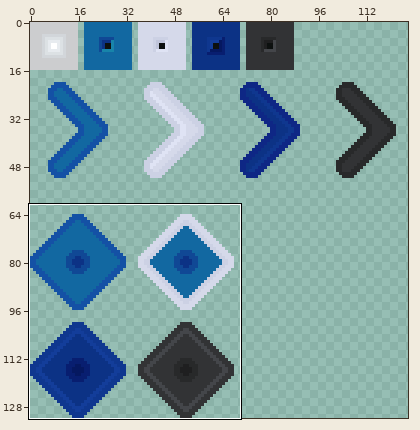
File history of a sprite sheet, Assets/Textures/Sprites/UI/Buttons.png. Above: a wide view before the commit, with the close-up outlined.
Close-up. Before the edit:
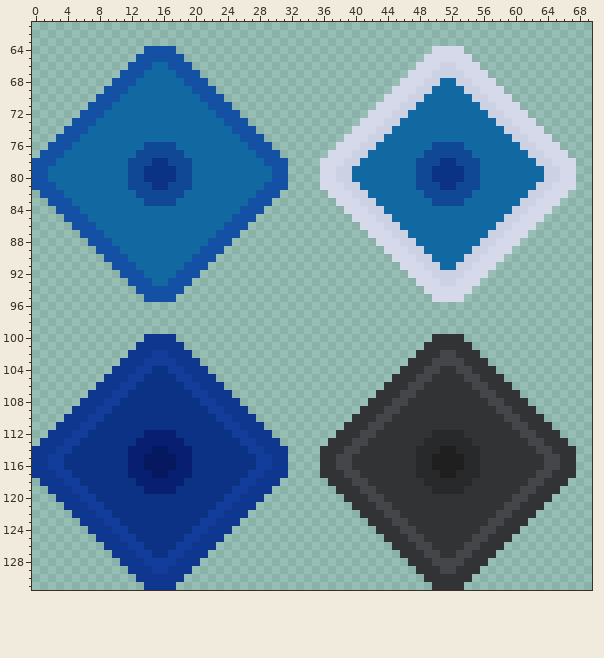
The file is 128x132 pixels. Colours within 5 levels of each other are drawn and written as one. Shown: x 0..69, y 61..131. The wide view leaves out empty margins. The commit also changed other parts of the picture, which this record leaves out.
The result:
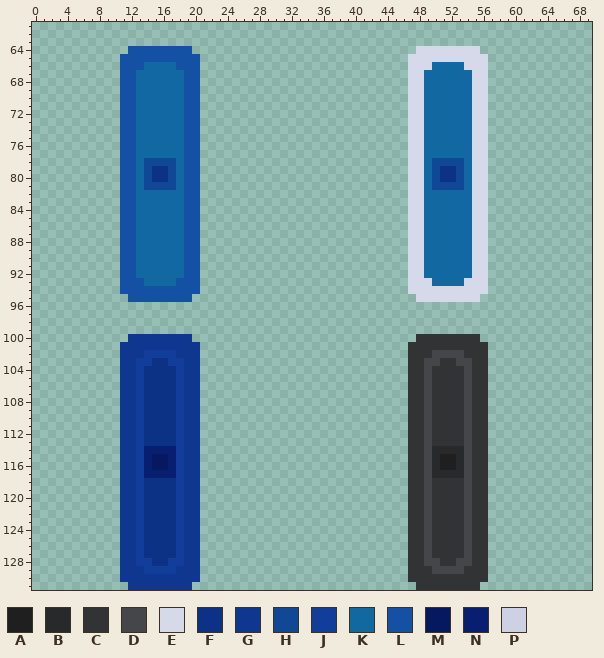
Palette (. is transparent): A #1f1f20  B #28292a  C #323335  D #44464a  E #d5d9ea  F #0c3285  G #0f378f  H #104895  J #133d9a  K #1268a1  L #1451a5  M #051860  N #081e70  P #ccd1e4
From old to new:
y 64: x 12..13 .. -> LL; x 18..19 .. -> LL; x 48..49 .. -> EE; x 54..55 .. -> EE
y 65: x 11..12 .. -> LL; x 19..20 .. -> LL; x 47..48 .. -> EE; x 55..56 .. -> EE
y 66: x 11 . -> L; x 14 L -> K; x 17 L -> K; x 20 . -> L; x 47 . -> E; x 50..53 EPPE -> KKKK; x 56 . -> E
y 67: x 13 L -> K; x 18 L -> K; x 49..54 EPPPPE -> KKKKKK
y 68: x 10 L -> .; x 21 L -> .; x 46 E -> .; x 49..50 PP -> KK; x 53..54 PP -> KK; x 57 E -> .
y 69: x 9..10 LL -> ..; x 12 K -> L; x 19 K -> L; x 21..22 LL -> ..; x 45..46 EE -> ..; x 48..49 PP -> EK; x 54..55 PP -> KE; x 57..58 EE -> ..
y 70: x 8..12 LLLKK -> ...LL; x 19..23 KKLLL -> LL...; x 44..48 EEEPP -> ...EE; x 55..59 PPEEE -> EE...
y 71: x 7..12 LLLKKK -> ....LL; x 19..24 KKKLLL -> LL....; x 43..48 EEEPPK -> ....EE; x 55..60 KPPEEE -> EE....
y 72: x 6..12 LLLKKKK -> .....LL; x 19..25 KKKKLLL -> LL.....; x 42..48 EEEPPKK -> .....EE; x 55..61 KKPPEEE -> EE.....
y 73: x 5..12 LLLKKKKK -> ......LL; x 19..26 KKKKKLLL -> LL......; x 41..48 EEEPPKKK -> ......EE; x 55..62 KKKPPEEE -> EE......
y 74: x 4..12 LLLKKKKKK -> .......LL; x 19..27 KKKKKKLLL -> LL.......; x 40..48 EEEPPKKKK -> .......EE; x 55..63 KKKKPPEEE -> EE.......
y 75: x 3..12 LLLKKKKKKK -> ........LL; x 19..28 KKKKKKKLLL -> LL........; x 39..48 EEEPPKKKKK -> ........EE; x 55..64 KKKKKPPEEE -> EE........
y 76: x 2..12 LLLKKKKKKKK -> .........LL; x 14..17 HHHH -> KKKK; x 19..29 KKKKKKKKLLL -> LL.........; x 38..48 EEEPPKKKKKK -> .........EE; x 50..53 HHHH -> KKKK; x 55..65 KKKKKKPPEEE -> EE.........
y 77: x 1..30 LLLKKKKKKKKKHHHHHHKKKKKKKKKLLL -> ..........LLKKKKKKLL..........; x 37..66 EEEPPKKKKKKKHHHHHHKKKKKKKPPEEE -> ..........EEKKKKKKEE..........
y 78: x 0..13 LLLKKKKKKKKKHH -> ...........LLK; x 15..16 FF -> HH; x 18..31 HHKKKKKKKKKLLL -> KLL...........; x 36..49 EEEPPKKKKKKKHH -> ...........EEK; x 51..52 FF -> HH; x 54..67 HHKKKKKKKPPEEE -> KEE...........
y 79..80: x 0..14 LLKKKKKKKKKKHHF -> ...........LLKH; x 17..31 FHHKKKKKKKKKKLL -> HKLL...........; x 36..50 EEPPKKKKKKKKHHF -> ...........EEKH; x 53..67 FHHKKKKKKKKPPEE -> HKEE...........
y 81: x 0..13 LLLKKKKKKKKKHH -> ...........LLK; x 15..16 FF -> HH; x 18..31 HHKKKKKKKKKLLL -> KLL...........; x 36..49 EEEPPKKKKKKKHH -> ...........EEK; x 51..52 FF -> HH; x 54..67 HHKKKKKKKPPEEE -> KEE...........
y 82: x 1..30 LLLKKKKKKKKKHHHHHHKKKKKKKKKLLL -> ..........LLKKKKKKLL..........; x 37..66 EEEPPKKKKKKKHHHHHHKKKKKKKPPEEE -> ..........EEKKKKKKEE..........
y 83: x 2..12 LLLKKKKKKKK -> .........LL; x 14..17 HHHH -> KKKK; x 19..29 KKKKKKKKLLL -> LL.........; x 38..48 EEEPPKKKKKK -> .........EE; x 50..53 HHHH -> KKKK; x 55..65 KKKKKKPPEEE -> EE.........
y 84: x 3..12 LLLKKKKKKK -> ........LL; x 19..28 KKKKKKKLLL -> LL........; x 39..48 EEEPPKKKKK -> ........EE; x 55..64 KKKKKPPEEE -> EE........
y 85: x 4..12 LLLKKKKKK -> .......LL; x 19..27 KKKKKKLLL -> LL.......; x 40..48 EEEPPKKKK -> .......EE; x 55..63 KKKKPPEEE -> EE.......
y 86: x 5..12 LLLKKKKK -> ......LL; x 19..26 KKKKKLLL -> LL......; x 41..48 EEEPPKKK -> ......EE; x 55..62 KKKPPEEE -> EE......
y 87: x 6..12 LLLKKKK -> .....LL; x 19..25 KKKKLLL -> LL.....; x 42..48 EEEPPKK -> .....EE; x 55..61 KKPPEEE -> EE.....
y 88: x 7..12 LLLKKK -> ....LL; x 19..24 KKKLLL -> LL....; x 43..48 EEEPPK -> ....EE; x 55..60 KPPEEE -> EE....
y 89: x 8..12 LLLKK -> ...LL; x 19..23 KKLLL -> LL...; x 44..48 EEEPP -> ...EE; x 55..59 PPEEE -> EE...
y 90: x 9..10 LL -> ..; x 12 K -> L; x 19 K -> L; x 21..22 LL -> ..; x 45..46 EE -> ..; x 48..49 PP -> EK; x 54..55 PP -> KE; x 57..58 EE -> ..
y 91: x 10 L -> .; x 21 L -> .; x 46 E -> .; x 49..50 PP -> KK; x 53..54 PP -> KK; x 57 E -> .
y 92: x 13 L -> K; x 18 L -> K; x 49..54 EPPPPE -> KKKKKK
y 93: x 11 . -> L; x 14 L -> K; x 17 L -> K; x 20 . -> L; x 47 . -> E; x 50..53 EPPE -> KKKK; x 56 . -> E
y 94: x 11..12 .. -> LL; x 19..20 .. -> LL; x 47..48 .. -> EE; x 55..56 .. -> EE
y 95: x 12..13 .. -> LL; x 18..19 .. -> LL; x 48..49 .. -> EE; x 54..55 .. -> EE
y 100: x 12..13 .. -> GG; x 18..19 .. -> GG; x 48..49 .. -> CC; x 54..55 .. -> CC
y 101: x 11..12 .. -> GG; x 19..20 .. -> GG; x 47..48 .. -> CC; x 55..56 .. -> CC
y 102: x 11 . -> G; x 14 G -> J; x 17 G -> J; x 20 . -> G; x 47 . -> C; x 50 C -> D; x 53 C -> D; x 56 . -> C
y 103: x 13 G -> J; x 15..16 JJ -> FF; x 18 G -> J; x 49 C -> D; x 51..52 DD -> CC; x 54 C -> D
y 104: x 10 G -> .; x 14 J -> F; x 17 J -> F; x 21 G -> .; x 46 C -> .; x 50 D -> C; x 53 D -> C; x 57 C -> .
y 105: x 9..10 GG -> ..; x 12 J -> G; x 19 J -> G; x 21..22 GG -> ..; x 45..46 CC -> ..; x 48 D -> C; x 55 D -> C; x 57..58 CC -> ..
y 106: x 8..13 GGGJJF -> ...GGJ; x 18..23 FJJGGG -> JGG...; x 44..49 CCCDDC -> ...CCD; x 54..59 CDDCCC -> DCC...
y 107: x 7..13 GGGJJFF -> ....GGJ; x 18..24 FFJJGGG -> JGG....; x 43..47 CCCDD -> ....C; x 49 C -> D; x 54 C -> D; x 56..60 DDCCC -> C....
y 108: x 6..13 GGGJJFFF -> .....GGJ; x 18..25 FFFJJGGG -> JGG.....; x 42..46 CCCDD -> .....; x 49 C -> D; x 54 C -> D; x 57..61 DDCCC -> .....
y 109: x 5..13 GGGJJFFFF -> ......GGJ; x 18..26 FFFFJJGGG -> JGG......; x 41..46 CCCDDC -> ......; x 49 C -> D; x 54 C -> D; x 57..62 CDDCCC -> ......
y 110: x 4..13 GGGJJFFFFF -> .......GGJ; x 18..27 FFFFFJJGGG -> JGG.......; x 40..46 CCCDDCC -> .......; x 49 C -> D; x 54 C -> D; x 57..63 CCDDCCC -> .......
y 111: x 3..13 GGGJJFFFFFF -> ........GGJ; x 18..28 FFFFFFJJGGG -> JGG........; x 39..46 CCCDDCCC -> ........; x 49 C -> D; x 54 C -> D; x 57..64 CCCDDCCC -> ........
y 112: x 2..29 GGGJJFFFFFFFNNNNFFFFFFFJJGGG -> .........GGJFFFFJGG.........; x 38..46 CCCDDCCCC -> .........; x 49..54 CBBBBC -> DCCCCD; x 57..65 CCCCDDCCC -> .........
y 113: x 1..30 GGGJJFFFFFFFNNNNNNFFFFFFFJJGGG -> ..........GGJFFFFJGG..........; x 37..46 CCCDDCCCCC -> ..........; x 49..54 BBBBBB -> DCCCCD; x 57..66 CCCCCDDCCC -> ..........
y 114: x 0..13 GGGJJFFFFFFFNN -> ...........GGJ; x 15..16 MM -> NN; x 18..31 NNFFFFFFFJJGGG -> JGG...........; x 36..46 CCCDDCCCCCC -> ...........; x 48..49 BB -> CD; x 51..52 AA -> BB; x 54..55 BB -> DC; x 57..67 CCCCCCDDCCC -> ...........
y 115..116: x 0..14 GGJJFFFFFFFFNNM -> ...........GGJN; x 17..31 MNNFFFFFFFFJJGG -> NJGG...........; x 36..46 CCDDCCCCCCC -> ...........; x 48..50 BBA -> CDB; x 53..55 ABB -> BDC; x 57..67 CCCCCCCDDCC -> ...........
y 117: x 0..13 GGGJJFFFFFFFNN -> ...........GGJ; x 15..16 MM -> NN; x 18..31 NNFFFFFFFJJGGG -> JGG...........; x 36..46 CCCDDCCCCCC -> ...........; x 48..49 BB -> CD; x 51..52 AA -> BB; x 54..55 BB -> DC; x 57..67 CCCCCCDDCCC -> ...........
y 118: x 1..30 GGGJJFFFFFFFNNNNNNFFFFFFFJJGGG -> ..........GGJFFFFJGG..........; x 37..46 CCCDDCCCCC -> ..........; x 49..54 BBBBBB -> DCCCCD; x 57..66 CCCCCDDCCC -> ..........
y 119: x 2..29 GGGJJFFFFFFFNNNNFFFFFFFJJGGG -> .........GGJFFFFJGG.........; x 38..46 CCCDDCCCC -> .........; x 49..54 CBBBBC -> DCCCCD; x 57..65 CCCCDDCCC -> .........
y 120: x 3..13 GGGJJFFFFFF -> ........GGJ; x 18..28 FFFFFFJJGGG -> JGG........; x 39..46 CCCDDCCC -> ........; x 49 C -> D; x 54 C -> D; x 57..64 CCCDDCCC -> ........
y 121: x 4..13 GGGJJFFFFF -> .......GGJ; x 18..27 FFFFFJJGGG -> JGG.......; x 40..46 CCCDDCC -> .......; x 49 C -> D; x 54 C -> D; x 57..63 CCDDCCC -> .......
y 122: x 5..13 GGGJJFFFF -> ......GGJ; x 18..26 FFFFJJGGG -> JGG......; x 41..46 CCCDDC -> ......; x 49 C -> D; x 54 C -> D; x 57..62 CDDCCC -> ......
y 123: x 6..13 GGGJJFFF -> .....GGJ; x 18..25 FFFJJGGG -> JGG.....; x 42..46 CCCDD -> .....; x 49 C -> D; x 54 C -> D; x 57..61 DDCCC -> .....
y 124: x 7..13 GGGJJFF -> ....GGJ; x 18..24 FFJJGGG -> JGG....; x 43..47 CCCDD -> ....C; x 49 C -> D; x 54 C -> D; x 56..60 DDCCC -> C....
y 125: x 8..13 GGGJJF -> ...GGJ; x 18..23 FJJGGG -> JGG...; x 44..49 CCCDDC -> ...CCD; x 54..59 CDDCCC -> DCC...
y 126: x 9..10 GG -> ..; x 12 J -> G; x 19 J -> G; x 21..22 GG -> ..; x 45..46 CC -> ..; x 48 D -> C; x 55 D -> C; x 57..58 CC -> ..
y 127: x 10 G -> .; x 14 J -> F; x 17 J -> F; x 21 G -> .; x 46 C -> .; x 50 D -> C; x 53 D -> C; x 57 C -> .
y 128: x 13 G -> J; x 15..16 JJ -> FF; x 18 G -> J; x 49 C -> D; x 51..52 DD -> CC; x 54 C -> D
y 129: x 11 . -> G; x 14 G -> J; x 17 G -> J; x 20 . -> G; x 47 . -> C; x 50 C -> D; x 53 C -> D; x 56 . -> C
y 130: x 11..12 .. -> GG; x 19..20 .. -> GG; x 47..48 .. -> CC; x 55..56 .. -> CC
y 131: x 12..13 .. -> GG; x 18..19 .. -> GG; x 48..49 .. -> CC; x 54..55 .. -> CC
